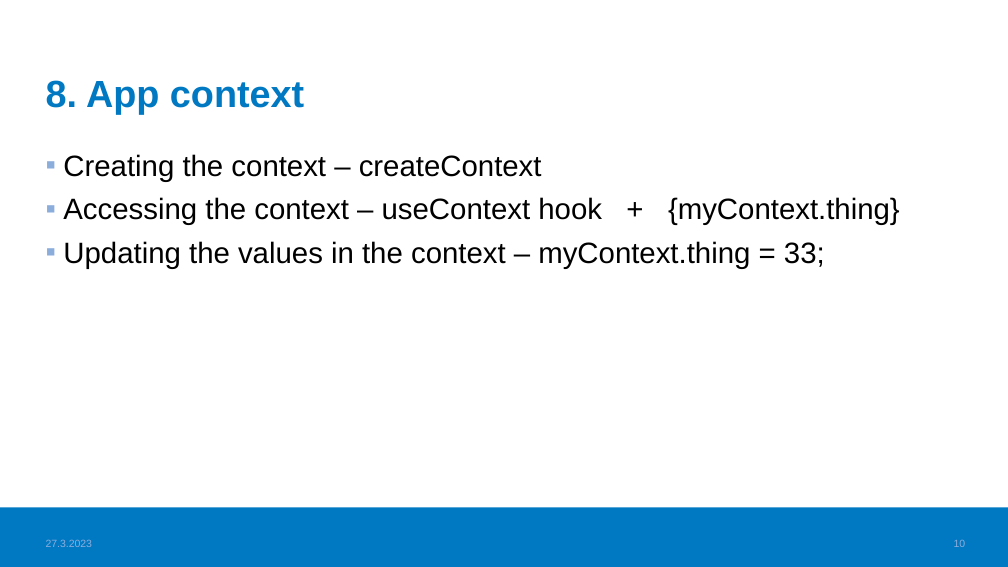
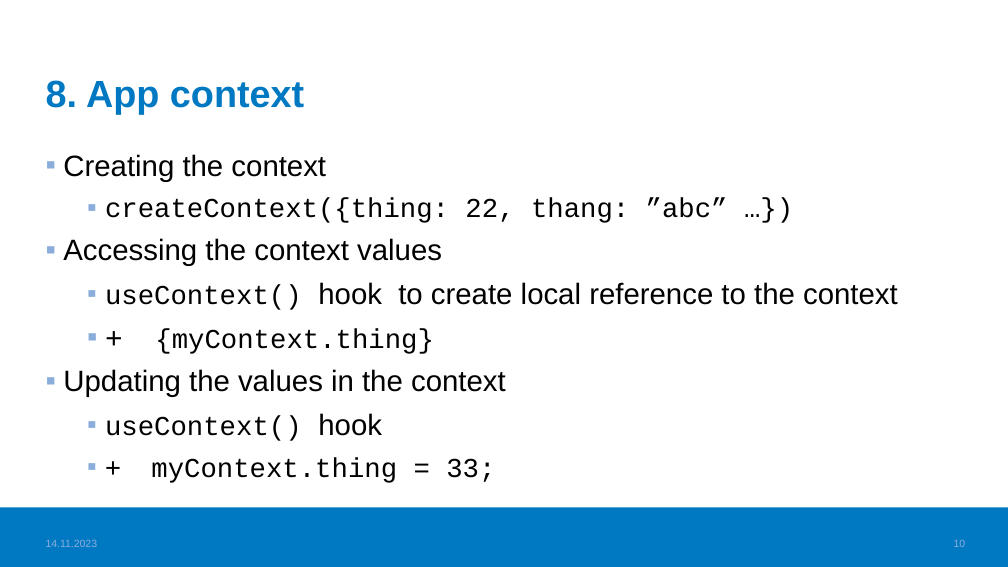
Before and after one commit to haagahelia/ohke-teknologiat, a slide deck: slide 10 of 05_frontend/Frontend_VideoTopics.pptx. Drawn at 1008x567 pixels with LibreOffice and Linux fonts; fonts in the diff are those of the drawing; background and template pictures are left out. Boxes give left, top, right and bottom in pixels: in the first picture for what was removed or moved away, otherwise in the second. Text is boxed around its words. In the diff, an @@ line names an element or a change of style, - is before the commit and + after.

```diff
--- a/05_frontend/Frontend_VideoTopics.pptx
+++ b/05_frontend/Frontend_VideoTopics.pptx
@@ text at (x1=63, y1=154, x2=898, y2=483): text changed @@
-▪ Creating the context – createContext
-▪ Accessing the context – useContext hook + {myContext.thing}
-▪ Updating the values in the context – myContext.thing = 33;
+▪ Creating the context
+  ▪ createContext({thing: 22, thang: ”abc” …})
+▪ Accessing the context values
+  ▪ useContext() hook to create local reference to the context
+  ▪ + {myContext.thing}
+▪ Updating the values in the context
+  ▪ useContext() hook
+  ▪ + myContext.thing = 33;
@@ text at (x1=46, y1=539, x2=98, y2=547): text changed @@
-27.3.2023
+14.11.2023
```
Also in this commit, not shown: 15 other slides changed, 1 slide removed, 3 other files.
